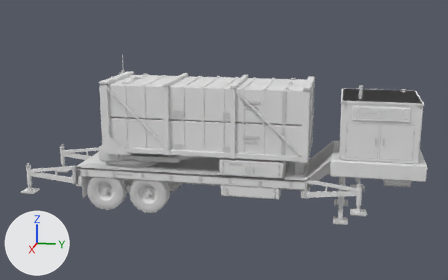
What one commit did to the glTF model models/vehicles/patriot_ln.glb.
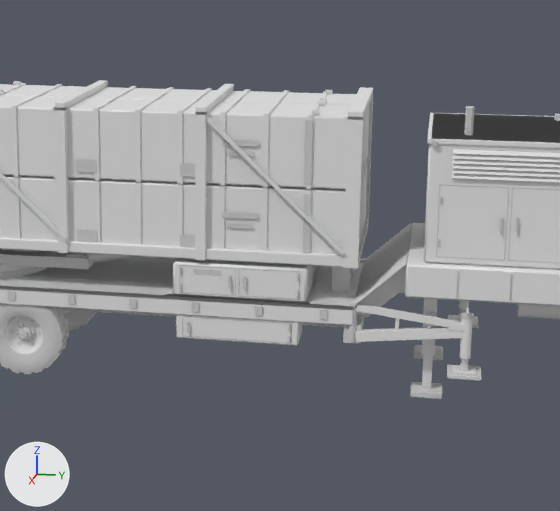
Old and new are each drawn whole from a 50 mm lens placed at (18.57, 3.86, 6.8), pointed at (0.0, 0.14, 2.15) and again close up on the part from 31% to 90% of the width and 12% to 99% of the height. Arrows for +X, +Y and +Z are at lower left; the lights stay in place. The older version's two pictures come first. Where no turn or scale is listed for an object, it has been applied to the vertices. Vertices at exactly the same position are counted once.

In view in the first close-up: 'body', 'canister_1', 'canister_2', 'canister_4', 'jack_fl', 'jack_fr', 'landing_gear', 'launcher', 'outrigger_fr', 'turret', 'wheel_1r' and 4 more.
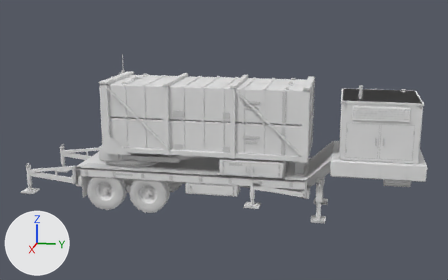
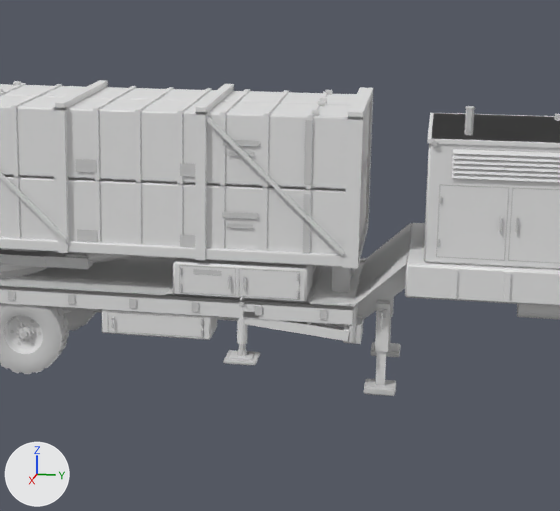
The change, as a diff of the scene's bpy script:
```diff
--- a/models/vehicles/patriot_ln.glb.py
+++ b/models/vehicles/patriot_ln.glb.py
@@ me_body @@
 me_body.from_pydata(...)  # 2300 vertices, 3546 faces; spans x -1.33..1.25, y -10.62..0.03, z 0.25..4.1
 # used by ob_body; parent = ob_patriot_ln; location = (0.0, 6.133, 0.0)
+# me_body part 1: the loose piece of 8 vertices spanning x -0.91..-0.73, y -2.39..-2.21, z 0.62..1.52 is scaled about its middle by (1, 1, 0.778), then moved by (0.0, -0.65, -0.1)
+# me_body part 2: the loose piece of 8 vertices spanning x 0.73..0.91, y -2.39..-2.21, z 0.62..1.52 is scaled about its middle by (1, 1, 0.778), then moved by (0.0, -0.65, -0.1)
+# me_body part 3: the loose piece of 24 vertices spanning x 0.62..1.2, y -5.85..-4.1, z 0.72..1.09 is scaled about its middle by (1, 0.913, 1), then moved by (0.0, -1.17, 0.0)
+# me_body part 4: the loose piece of 8 vertices spanning x 0.86..1.0, y -2.35..-2.25, z 1.15..1.25 is moved by (0.0, -0.65, 0.0)
+# me_body part 5: the loose piece of 20 vertices spanning x 1.21..1.25, y -5.69..-5.66, z 0.82..0.99 is moved by (0.0, -1.1, 0.0)
+# me_body part 6: 8 of 2300 vertices moved; they spanned x 1.2, y -5.75..-4.2, z 0.75..1.06 and now span x 1.2, y -6.85..-5.45, z 0.75..1.06; mean shift (0.0, -1.17, 0.0); largest move (1.2, -4.2, 0.77) -> (1.2, -5.45, 0.77)
 me_body.materials.append(mat_paint)
@@ me_outrigger_fr @@
 # used by ob_outrigger_fr; location = (1.15, 2.78, 1.05)
-me_outrigger_fr.from_pydata(...)  # 100 vertices, 172 faces; spans x -0.08..0.08, y -0.06..1.63, z -0.35..0.34
+me_outrigger_fr.from_pydata(...)  # 100 vertices, 172 faces; spans x -0.08..0.08, y -1.63..0.06, z -0.35..0.34
+# me_outrigger_fr part 7: the loose piece of 8 vertices spanning x -0.06..0.06, y 0.04..1.56, z -0.21..0.09 is turned 180 degrees about the z axis through the mesh origin
+# me_outrigger_fr part 8: the loose piece of 8 vertices spanning x -0.04..0.04, y 0.04..1.48, z 0.06..0.32 is turned 180 degrees about the z axis through the mesh origin
+# me_outrigger_fr part 9: the loose piece of 8 vertices spanning x -0.02..0.02, y 0.58..0.64, z -0.1..0.2 is turned 7.6 degrees about the x axis through its middle, then moved by (0.0, -1.22, 0.0)
+# me_outrigger_fr part 10: the loose piece of 8 vertices spanning x -0.07..0.07, y 1.31..1.55, z 0.05..0.14 is moved by (0.0, -2.86, 0.0)
+# me_outrigger_fr part 11: the loose piece of 24 vertices spanning x -0.07..0.07, y 1.48..1.62, z -0.35..0.22 is moved by (0.0, -3.1, 0.0)
+# me_outrigger_fr part 12: the loose piece of 24 vertices spanning x -0.08..0.08, y 1.47..1.63, z 0.22..0.27 is moved by (0.0, -3.1, 0.0)
 me_outrigger_fr.materials.append(mat_paint)
@@ ob_landing_gear @@
 ob_landing_gear = bpy.data.objects.new('landing_gear', me_landing_gear)
-ob_landing_gear.location = (0.0, 3.83, 1.52)
+ob_landing_gear.location = (0.0, 3.18, 1.52)
@@ ob_jack_fl @@
 ob_jack_fl = bpy.data.objects.new('jack_fl', me_jack_fl)
-ob_jack_fl.location = (-1.15, 4.33, 1.05)
+ob_jack_fl.location = (-1.15, 1.23, 1.05)
@@ ob_jack_fr @@
 ob_jack_fr = bpy.data.objects.new('jack_fr', me_jack_fr)
-ob_jack_fr.location = (1.15, 4.33, 1.05)
+ob_jack_fr.location = (1.15, 1.23, 1.05)
```

Pixel boxes [x1, y1, x2, y2] of what changed, in the close-ups (560 x 511 px; the box of a moved part takes in the faces that stretch with it):
'body', reshaped: before [0, 106, 560, 355]; after [0, 106, 560, 352]
'outrigger_fr', reshaped (25% shorter): before [348, 301, 473, 359]; after [237, 301, 357, 344]
'landing_gear', moved: before [410, 345, 443, 399]; after [364, 316, 401, 396]
'jack_fr', moved: before [447, 307, 482, 381]; after [223, 296, 260, 365]
'jack_fl', moved (not visible afterwards): before [448, 308, 478, 328]
part 1 of me_body, moved or reshaped (not visible before): after [389, 297, 394, 317]
part 2 of me_body, moved or reshaped: before [422, 299, 437, 355]; after [375, 300, 390, 352]
part 3 of me_body, moved or reshaped: before [176, 314, 302, 346]; after [101, 309, 217, 340]
part 4 of me_body, moved or reshaped: before [426, 311, 434, 317]; after [379, 309, 387, 318]
part 5 of me_body, moved or reshaped: before [187, 322, 189, 333]; after [112, 317, 114, 328]
part 6 of me_body, moved or reshaped: before [183, 316, 291, 343]; after [108, 312, 203, 338]
part 7 of me_outrigger_fr, moved or reshaped: before [355, 326, 463, 342]; after [245, 318, 349, 341]
part 8 of me_outrigger_fr, moved or reshaped: before [356, 303, 461, 328]; after [337, 303, 349, 306]
part 9 of me_outrigger_fr, moved or reshaped (not visible afterwards): before [395, 318, 400, 330]
part 10 of me_outrigger_fr, moved or reshaped: before [449, 323, 465, 331]; after [245, 312, 257, 318]
part 11 of me_outrigger_fr, moved or reshaped: before [460, 319, 473, 359]; after [237, 306, 248, 344]
part 12 of me_outrigger_fr, moved or reshaped: before [461, 312, 473, 320]; after [239, 302, 245, 306]
